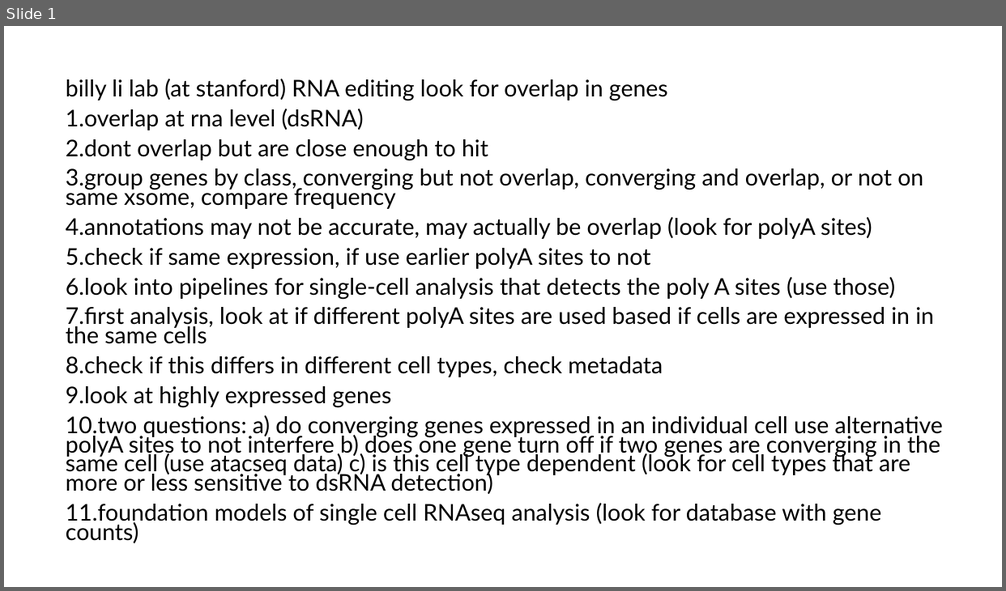
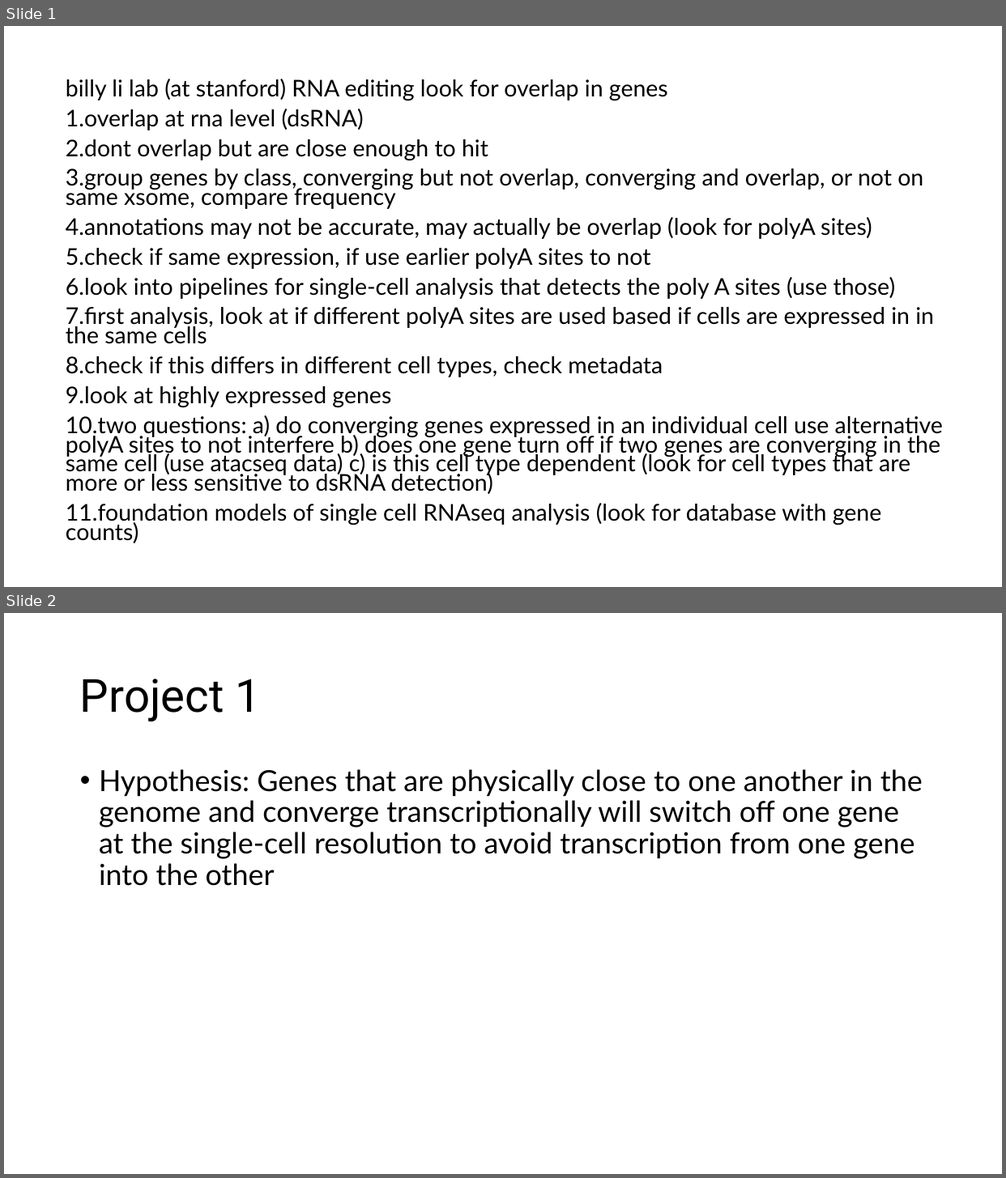
Before and after one commit to jordanskesner/generic-single-cell-pipeline, a slide deck: generic-single-cell-pipeline.pptx. Shown one above the other, each under a label of ours: slide 1 before the commit, slides 1 and 2 after it. The pictures are 1006x591 and 1006x1178 pixels, drawn with LibreOffice and Linux fonts; fonts in the diff are those of the drawing. Boxes give left, top, right and bottom in pixels: in the first picture for what was removed or moved away, otherwise in the second. Text is boxed around its words. In the diff, an @@ line names an element or a change of style, - is before the commit and + after.

Commit message:
Some code refactoring, addition of powerpoint presentation to outline the projects

```diff
--- a/generic-single-cell-pipeline.pptx
+++ b/generic-single-cell-pipeline.pptx
@@ slide 2 added at (4, 613, 1002, 1174), background #FFFFFF @@
@@ title added at (80, 679, 262, 722), 44 pt, text #000000 @@
+Project 1
@@ text added at (99, 769, 923, 886), 28 pt, text #000000 @@
+• Hypothesis: Genes that are physically close to one another in the genome and converge transcriptionally will switch off one gene at the single-cell resolution to avoid transcription from one gene into the other
```
Also in this commit, not shown: 2 other slides added, 3 other files.
